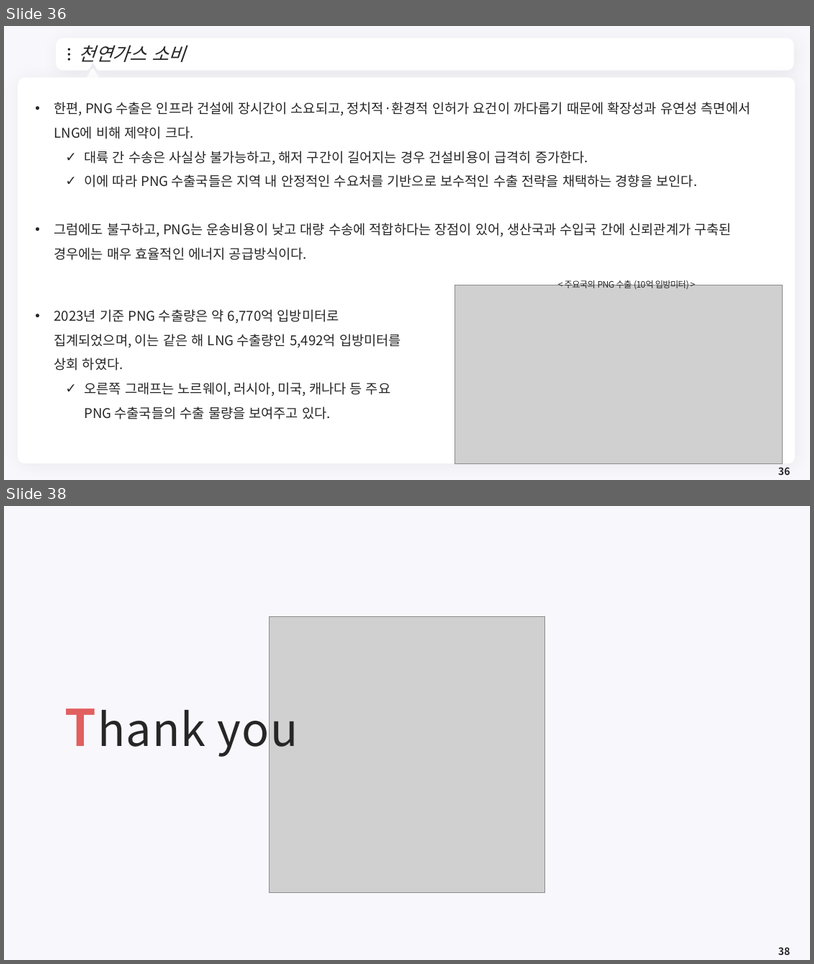
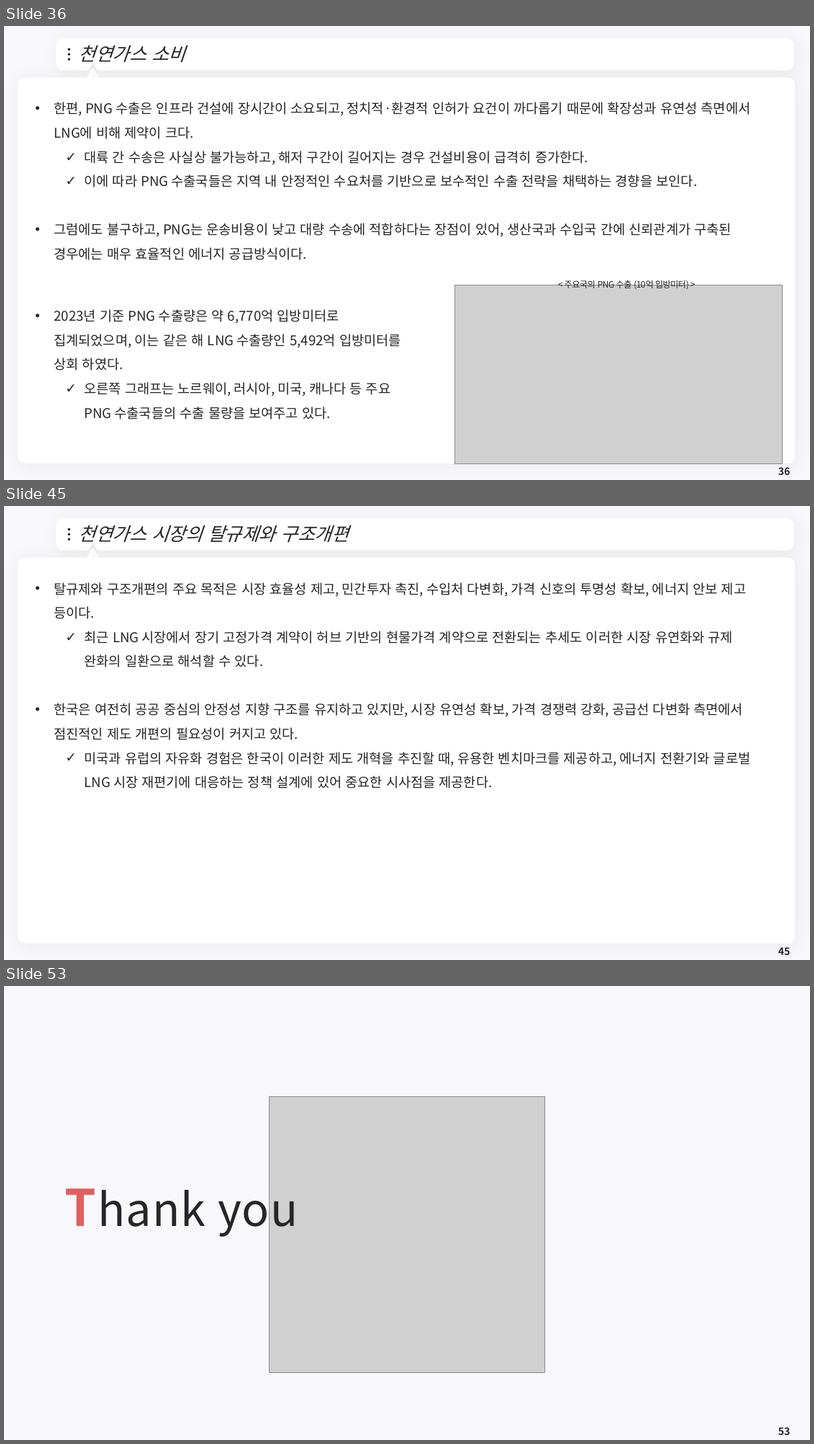
Before and after one commit to meandthey/Teaching, a slide deck: 에너지경제학/자원에너지경제학_Chapter_3 (가스).pptx. Shown one above the other, each under a label of ours: slides 36 and 38 before the commit, slides 36, 45 and 53 after it; the slides between them are not shown. The pictures are 814x964 and 814x1444 pixels, drawn with LibreOffice and Linux fonts; fonts in the diff are those of the drawing; grey boxes stand for pictures; background and template pictures are left out. Boxes give left, top, right and bottom in pixels: in the first picture for what was removed or moved away, otherwise in the second. Text is boxed around its words. In the diff, an @@ line names an element or a change of style, - is before the commit and + after.

```diff
--- a/에너지경제학/자원에너지경제학_Chapter_3 (가스).pptx
+++ b/에너지경제학/자원에너지경제학_Chapter_3 (가스).pptx
@@ slide 45 added at (4,506,810,960), background #F8F7FC; not listed: 7 template elements that a slide beside it also shows @@
@@ title added at (79,525,348,542), 22 pt, text #262626, italic @@
+천연가스 시장의 탈규제와 구조개편
@@ text added at (54,582,751,788), 16 pt, text #262626 @@
+• 탈규제와 구조개편의 주요 목적은 시장 효율성 제고, 민간투자 촉진, 수입처 다변화, 가격 신호의 투명성 확보, 에너지 안보 제고 등이다.
+  ✓ 최근 LNG 시장에서 장기 고정가격 계약이 허브 기반의 현물가격 계약으로 전환되는 추세도 이러한 시장 유연화와 규제 완화의 일환으로 해석할 수 있다.
+• 한국은 여전히 공공 중심의 안정성 지향 구조를 유지하고 있지만, 시장 유연성 확보, 가격 경쟁력 강화, 공급선 다변화 측면에서 점진적인 제도 개편의 필요성이 커지고 있다.
+  ✓ 미국과 유럽의 자유화 경험은 한국이 이러한 제도 개혁을 추진할 때, 유용한 벤치마크를 제공하고, 에너지 전환기와 글로벌 LNG 시장 재편기에 대응하는 정책 설계에 있어 중요한 시사점을 제공한다.
@@ page number added at (779,947,790,955), 12 pt, text #262626, bold @@
+45
@@ what was slide 38 is now slide 53 @@
@@ page number at (779,1427,790,1435): text changed @@
-38
+53
```
Also in this commit, not shown: 1 slide changed, 14 other slides added, 2 other files.
